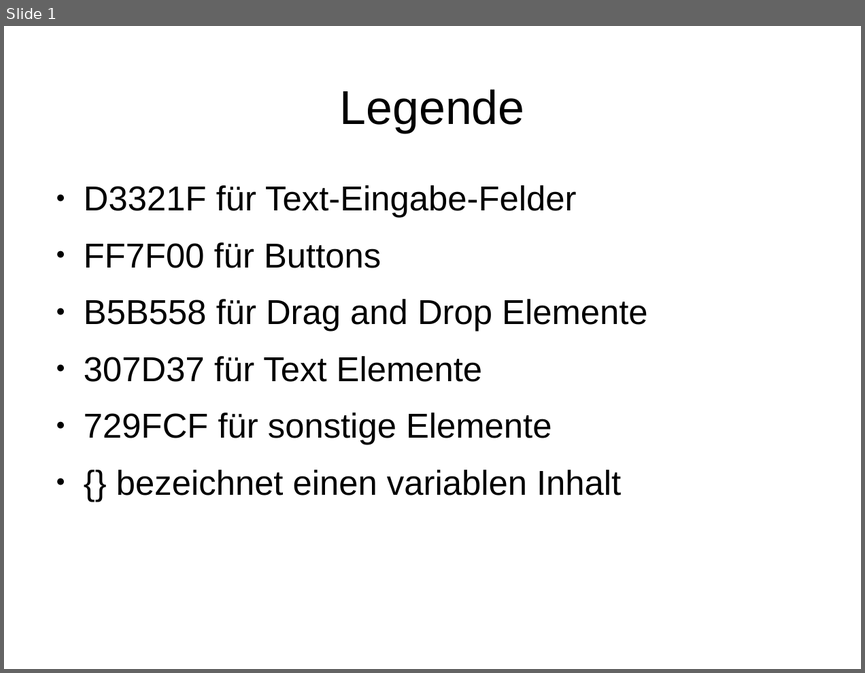
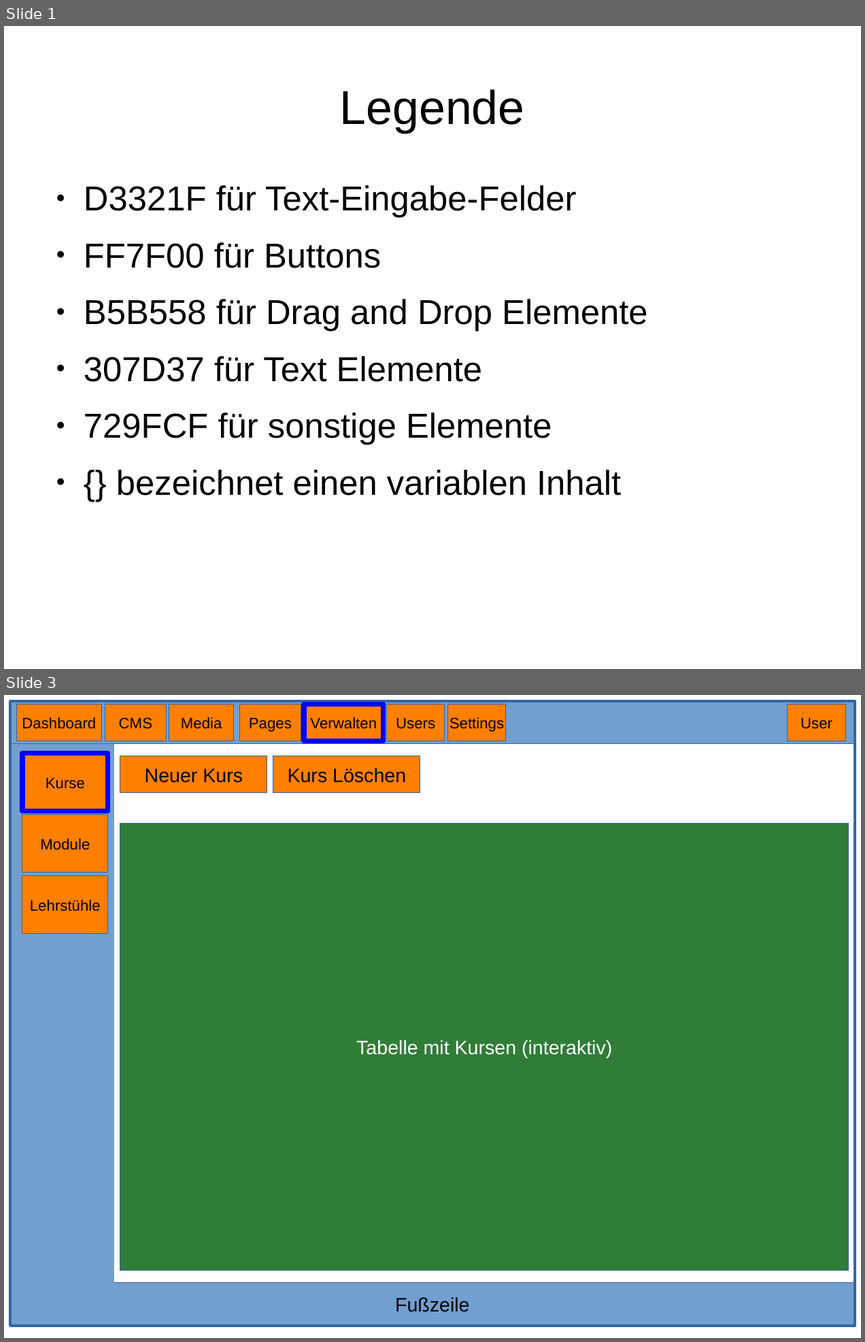
Before and after one commit to BWolfJena/BWolf, a slide deck: Backend MockUps.odp. Shown one above the other, each under a label of ours: slide 1 before the commit, slides 1 and 3 after it; the slides between them are not shown. The pictures are 865x673 and 865x1342 pixels, drawn with LibreOffice and Linux fonts; fonts in the diff are those of the drawing. Boxes give left, top, right and bottom in pixels: in the first picture for what was removed or moved away, otherwise in the second. Text is boxed around its words. In the diff, an @@ line names an element or a change of style, - is before the commit and + after.

```diff
--- a/Backend MockUps.odp
+++ b/Backend MockUps.odp
@@ slide 3 added at <box>4,695,861,1338</box>, background #FFFFFF @@
@@ rectangle added at <box>10,701,855,744</box>, fill #729FCF, outline #3465A4 0 pt @@
@@ rectangle added at <box>10,701,855,1325</box>, outline #3465A4 2.3 pt @@
@@ rectangle added at <box>16,705,102,741</box>, fill #FF7F00, outline #3465A4 0.51 pt, 14 pt, text #000000 @@
+Dashboard
@@ rectangle added at <box>105,705,167,741</box>, fill #FF7F00, outline #3465A4 0 pt, 14 pt, text #000000 @@
+CMS
@@ rectangle added at <box>170,705,234,741</box>, fill #FF7F00, outline #3465A4 0 pt, 14 pt, text #000000 @@
+Media
@@ rectangle added at <box>239,705,301,741</box>, fill #FF7F00, outline #3465A4 0 pt, 14 pt, text #000000 @@
+Pages
@@ rectangle added at <box>304,705,383,741</box>, fill #FF7F00, outline #0000FF 4.51 pt, 14 pt, text #000000 @@
+Verwalten
@@ rectangle added at <box>387,705,445,741</box>, fill #FF7F00, outline #3465A4 0.51 pt, 14 pt, text #000000 @@
+Users
@@ rectangle added at <box>448,705,507,741</box>, fill #FF7F00, outline #3465A4 0.51 pt, 14 pt, text #000000 @@
+Settings
@@ rectangle added at <box>788,705,846,741</box>, fill #FF7F00, outline #3465A4 0.51 pt, 14 pt, text #000000 @@
+User
@@ rectangle added at <box>10,744,114,1325</box>, fill #729FCF @@
@@ rectangle added at <box>22,753,108,812</box>, fill #FF7F00, outline #0000FF 4.51 pt, 14 pt, text #000000 @@
+Kurse
@@ rectangle added at <box>121,756,268,793</box>, fill #FF7F00, outline #3465A4 0 pt, 18 pt, text #000000 @@
+Neuer Kurs
@@ rectangle added at <box>273,756,420,793</box>, fill #FF7F00, outline #3465A4 0 pt, 18 pt, text #000000 @@
+Kurs Löschen
@@ rectangle added at <box>22,815,108,873</box>, fill #FF7F00, outline #3465A4 0 pt, 14 pt, text #000000 @@
+Module
@@ rectangle added at <box>121,824,849,1270</box>, fill #307D37, outline #3465A4 0 pt, 18 pt, text #FFFFFF @@
+Tabelle mit Kursen (interaktiv)
@@ rectangle added at <box>22,875,108,934</box>, fill #FF7F00, outline #3465A4 0 pt, 14 pt, text #000000 @@
+Lehrstühle
@@ rectangle added at <box>10,1283,855,1325</box>, fill #729FCF, outline #3465A4 0 pt, 18 pt, text #000000 @@
+Fußzeile
```
Also in this commit, not shown: 1 slide changed, 2 other slides added, 6 slides removed.
